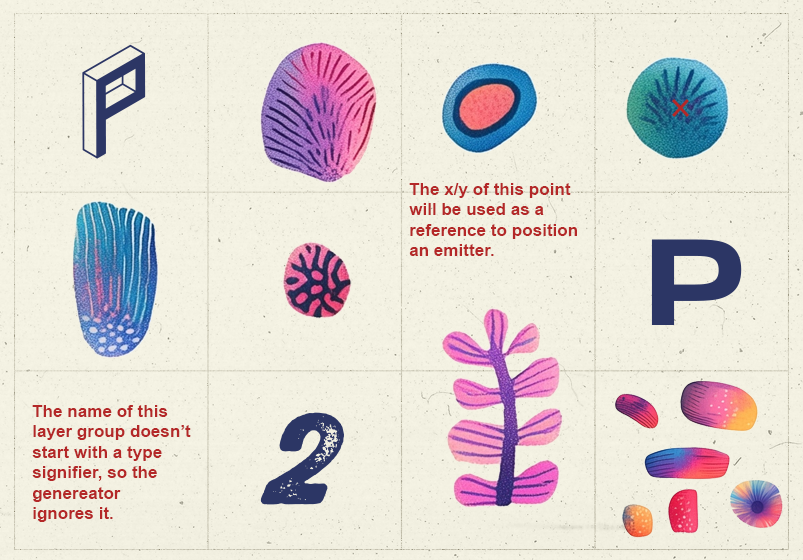
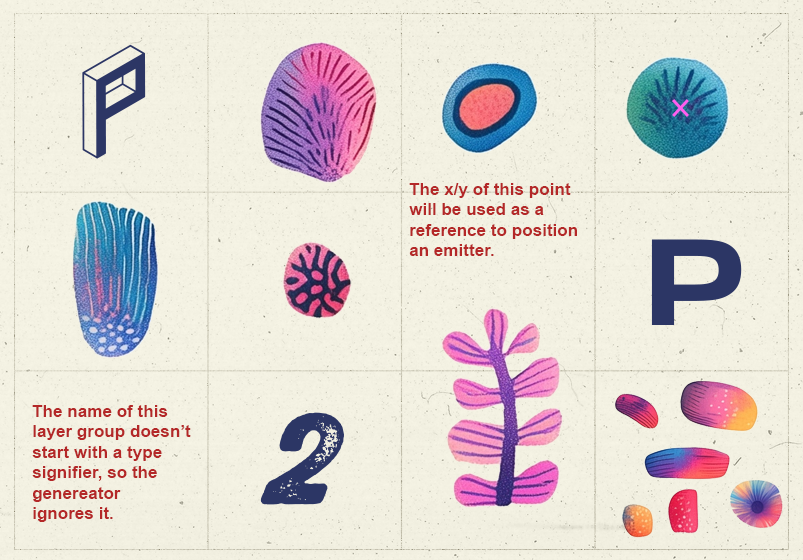
Layer changes from the first 803px x 560px image to the second:
painted on "P | emitPoint" over box(672, 99, 689, 117)
